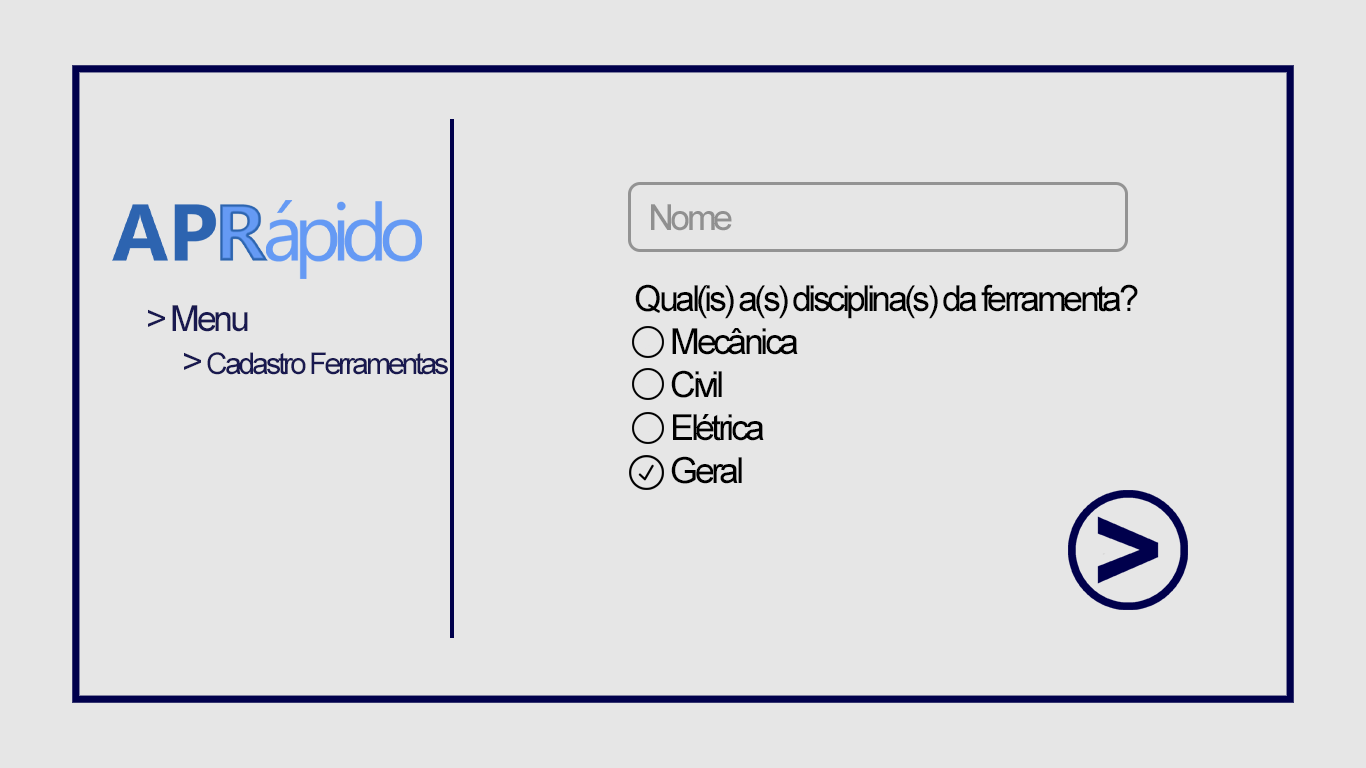
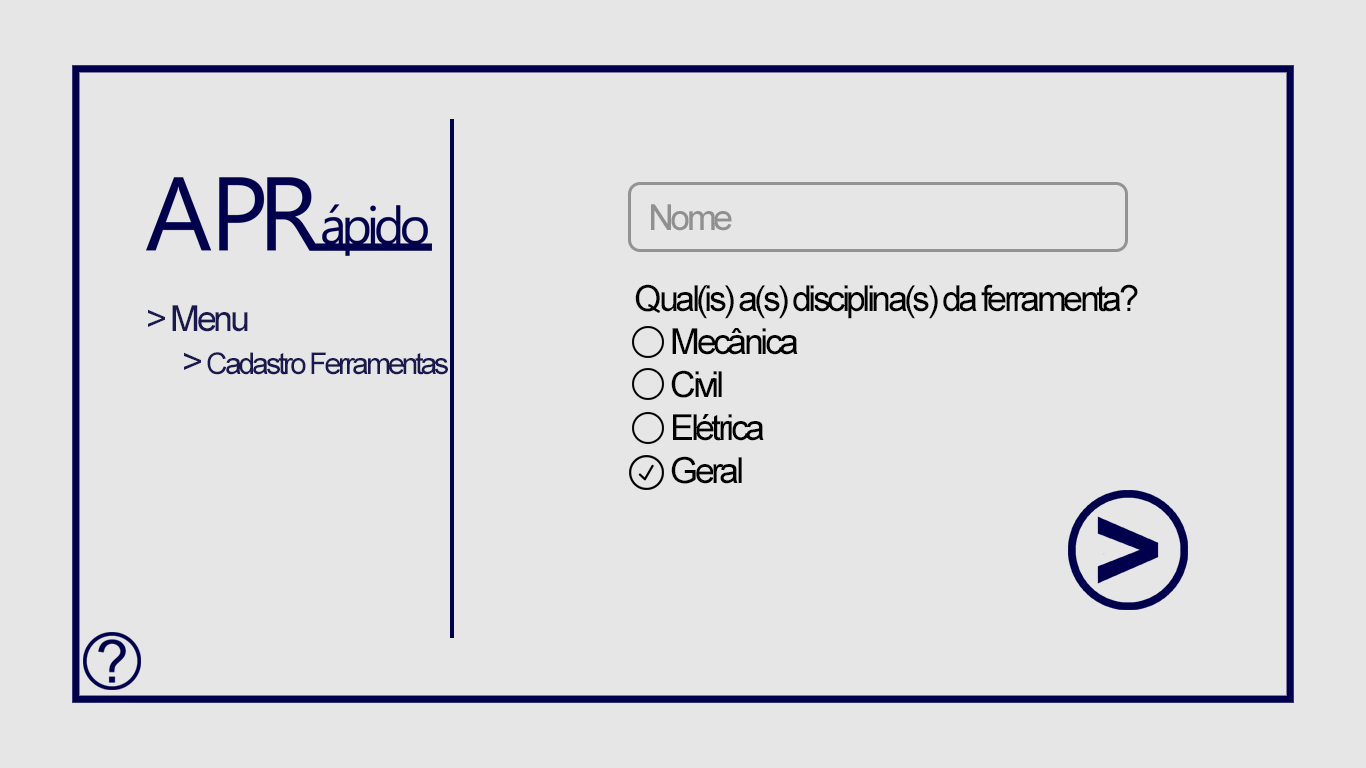
Before/after of a 1366×768 layered artwork. What changed in the layer stack:
added layer "Botão Info" in group "Página" over [83, 632, 141, 690]
renamed "Logo" to "Camada 1", moved it above "Botão Continuar", painted on it over [112, 177, 432, 279]
